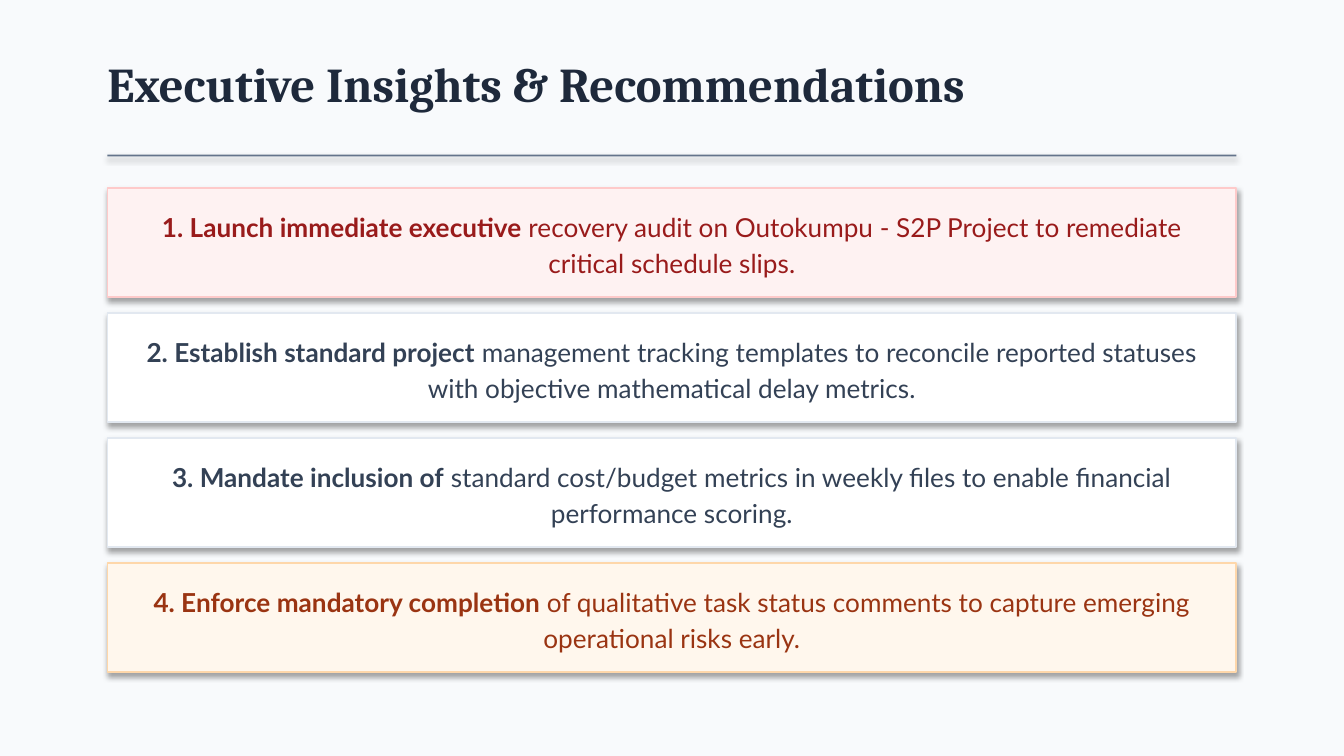
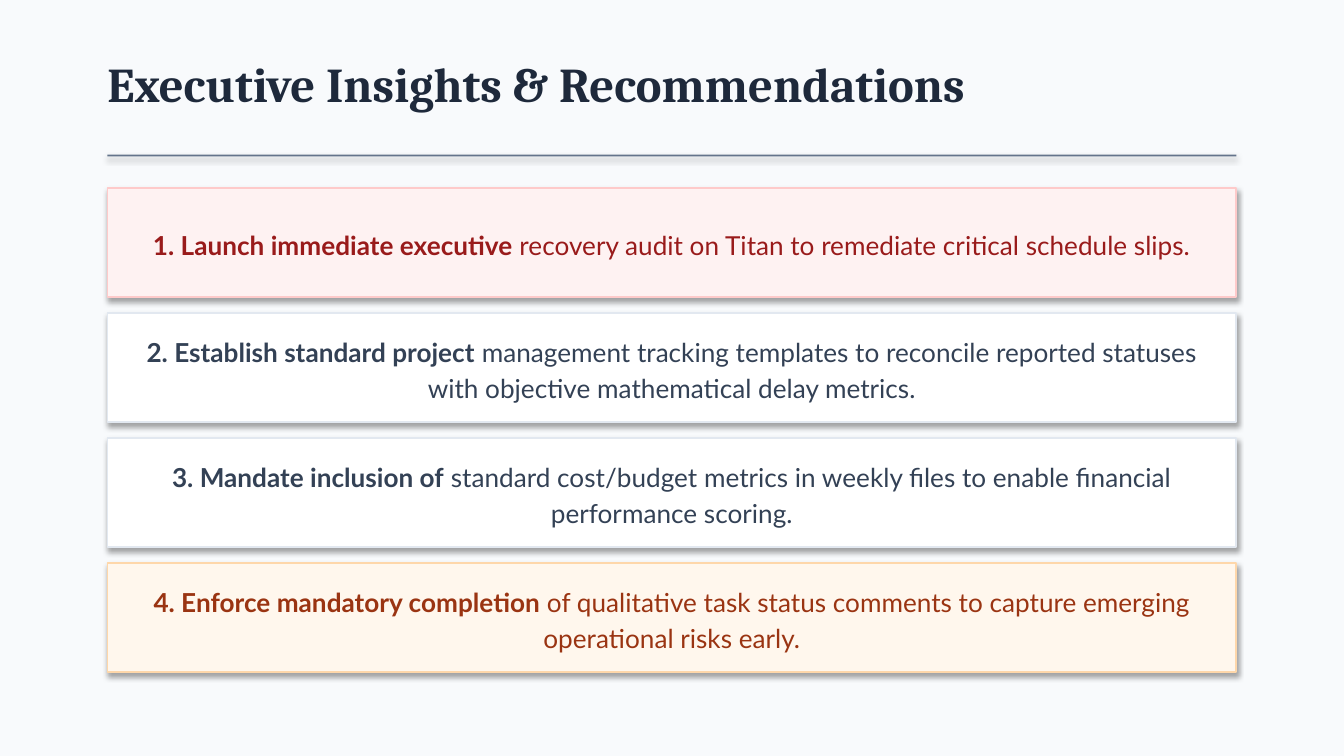
Before and after one commit to DineshKumarCLG/zycus-assessment, a slide deck: slide 7 of dashboard/public/exec_deck.pptx. Drawn at 1344x756 pixels with LibreOffice and Linux fonts; fonts in the diff are those of the drawing. Boxes give left, top, right and bottom in pixels: in the first picture for what was removed or moved away, otherwise in the second. Text is boxed around its words. In the diff, an @@ line names an element or a change of style, - is before the commit and + after.

```diff
--- a/dashboard/public/exec_deck.pptx
+++ b/dashboard/public/exec_deck.pptx
@@ text in rectangle at (153,235,1190,260): text changed @@
-1. Launch immediate executive recovery audit on Outokumpu - S2P Project to remediate critical schedule slips.
+1. Launch immediate executive recovery audit on Titan to remediate critical schedule slips.
```
Also in this commit, not shown: 2 other slides changed, 34 other files.
